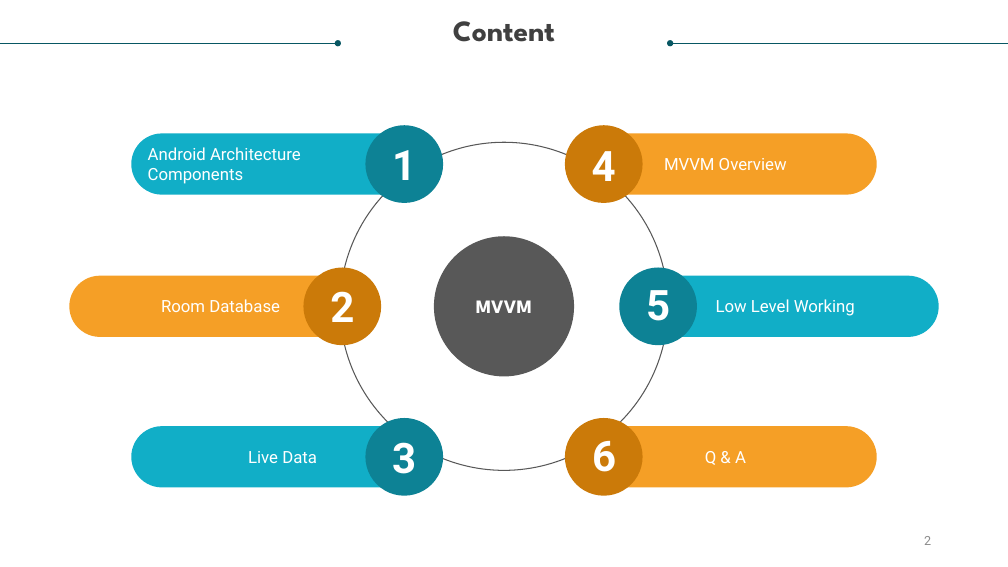
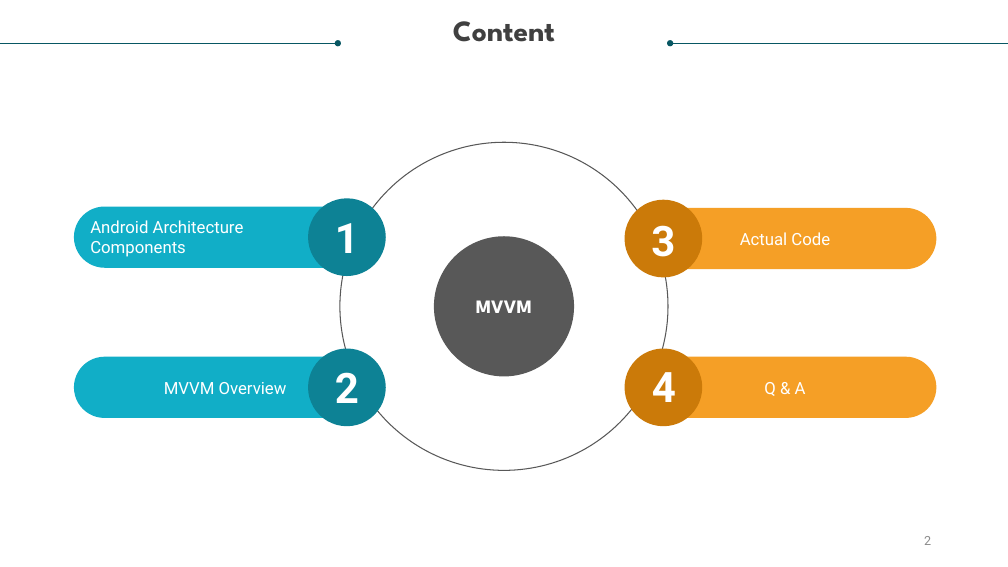
Before and after one commit to the-kool-sk/AndroidArchitectureComponents_Demo, a slide deck: slide 2 of Model – View - View Model.pptx. Drawn at 1008x567 pixels with LibreOffice and Linux fonts; fonts in the diff are those of the drawing. Boxes give left, top, right and bottom in pixels: in the first picture for what was removed or moved away, otherwise in the second. Text is boxed around its words. In the diff, an @@ line names an element or a change of style, - is before the commit and + after.

Commit message:
presentation updated

```diff
--- a/Model – View - View Model.pptx
+++ b/Model – View - View Model.pptx
@@ rounded rectangle "Android Architecture": place and size @@
-rounded rectangle "Android Architecture" at (132,133,434,194)
+rounded rectangle "Android Architecture" at (74,206,377,268)
@@ ellipse: place and size @@
-ellipse at (365,126,443,203)
+ellipse at (308,198,386,276)
@@ text "1": place and size @@
-text "1" at (392,150,416,180)
+text "1" at (335,223,359,253)
@@ ellipse: place and size @@
-ellipse at (565,126,643,203)
+ellipse at (625,200,702,278)
@@ rounded rectangle added at (634,208,936,269), fill #F59F26, 16 pt, text #FFFFFF @@
+Actual Code
@@ text "3": place and size @@
-text "3" at (392,442,416,474)
+text "3" at (651,225,675,257)
@@ ellipse removed at (303,268,381,346) @@
@@ ellipse removed at (619,268,697,346) @@
@@ rounded rectangle removed at (70,276,372,337) @@
-Room Database
@@ rounded rectangle removed at (636,276,938,337) @@
-Low Level Working
@@ text removed at (646,290,670,321) @@
-5
@@ rounded rectangle "MVVM Overview": place and size @@
-rounded rectangle "MVVM Overview" at (574,133,876,194)
+rounded rectangle "MVVM Overview" at (74,357,377,418)
@@ rounded rectangle "MVVM Overview" at (74,357,377,418): fill #F59F26 to #11AEC7 @@
@@ ellipse: place and size @@
-ellipse at (365,418,443,496)
+ellipse at (308,349,386,426)
@@ text "2": place and size @@
-text "2" at (330,291,354,322)
+text "2" at (335,372,359,403)
@@ ellipse: place and size @@
-ellipse at (565,418,643,496)
+ellipse at (625,349,702,426)
@@ rounded rectangle "Q & A": place and size @@
-rounded rectangle "Q & A" at (574,426,876,488)
+rounded rectangle "Q & A" at (634,357,936,418)
@@ text "4": place and size @@
-text "4" at (592,151,616,181)
+text "4" at (652,372,676,402)
@@ rounded rectangle removed at (132,426,434,488) @@
-Live Data
@@ text removed at (592,440,616,472) @@
-6
```
Also in this commit, not shown: 3 other slides changed, 5 slides added, 5 slides removed.
